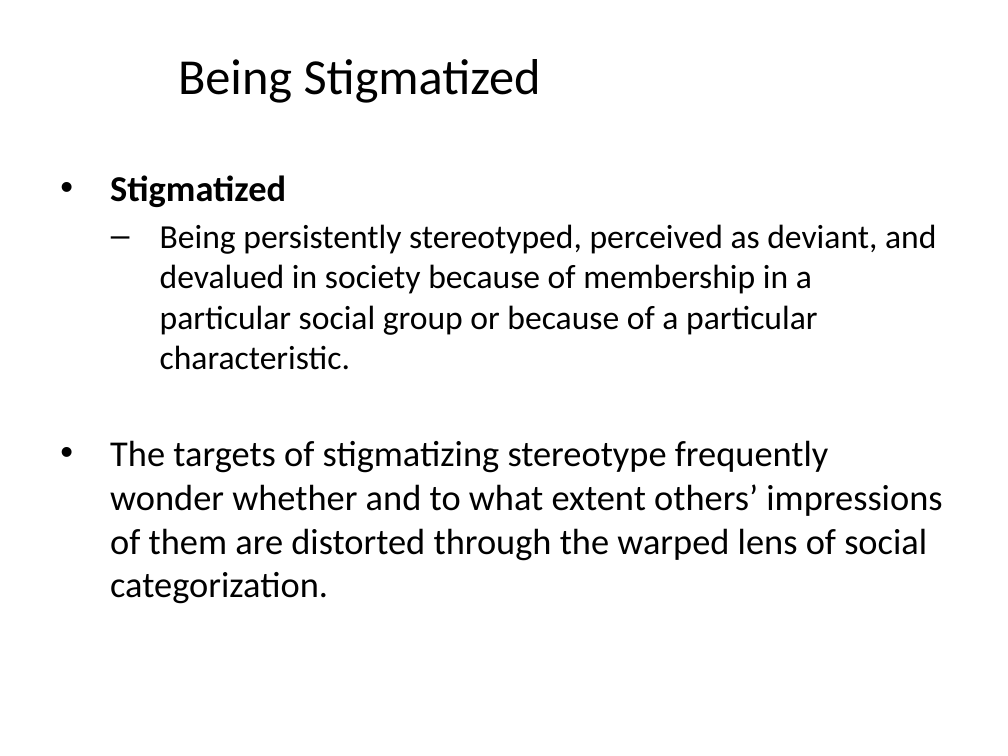
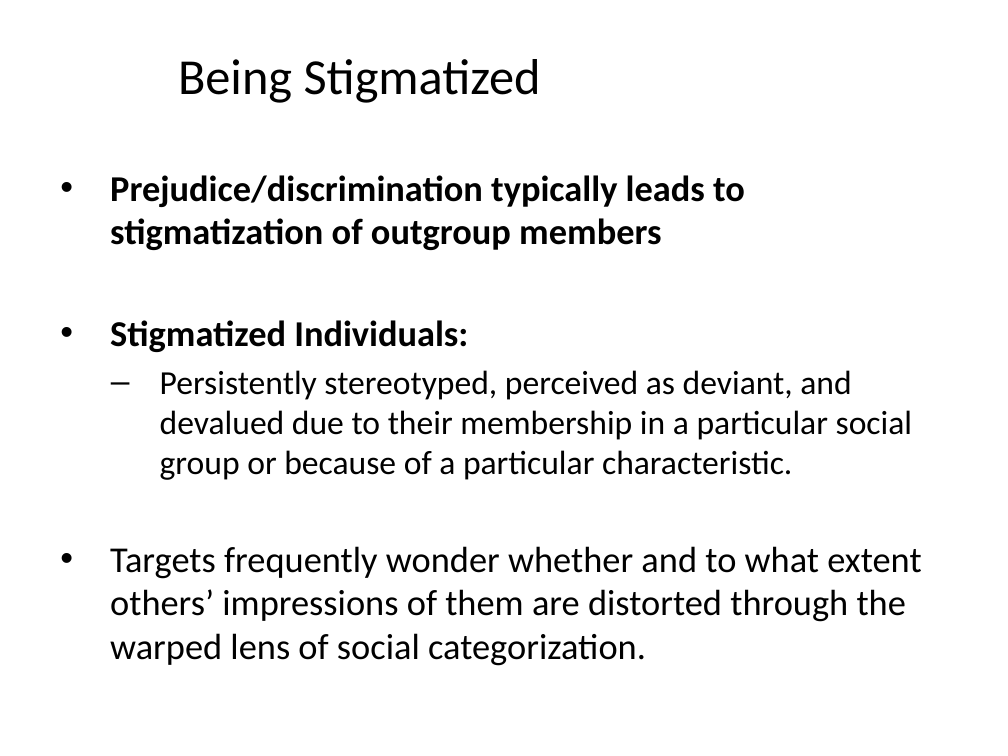
Before and after one commit to npm27/Teaching-Materials, a slide deck: slide 19 of Social Psych/Slides/6 Prejudice and Stereotypes.pptx (slide 24 before the commit). Drawn at 1008x756 pixels with LibreOffice and Linux fonts; fonts in the diff are those of the drawing. Boxes give left, top, right and bottom in pixels: in the first picture for what was removed or moved away, otherwise in the second. Text is boxed around its words. In the diff, an @@ line names an element or a change of style, - is before the commit and + after.

Commit message:
update social slides

```diff
--- a/Social Psych/Slides/6 Prejudice and Stereotypes.pptx
+++ b/Social Psych/Slides/6 Prejudice and Stereotypes.pptx
@@ text at (110,175,921,666): text changed @@
-• Stigmatized
-  – Being persistently stereotyped, perceived as deviant, and devalued in society because of membership in a particular social group or because of a particular characteristic.
-• The targets of stigmatizing stereotype frequently wonder whether and to what extent others’ impressions of them are distorted through the warped lens of social categorization.
+• Prejudice/discrimination typically leads to stigmatization of outgroup members
+• Stigmatized Individuals:
+  – Persistently stereotyped, perceived as deviant, and devalued due to their membership in a particular social group or because of a particular characteristic.
+• Targets frequently wonder whether and to what extent others’ impressions of them are distorted through the warped lens of social categorization.
```
Also in this commit, not shown: 25 other slides changed, 6 slides added, 12 slides removed, 2 other files.
